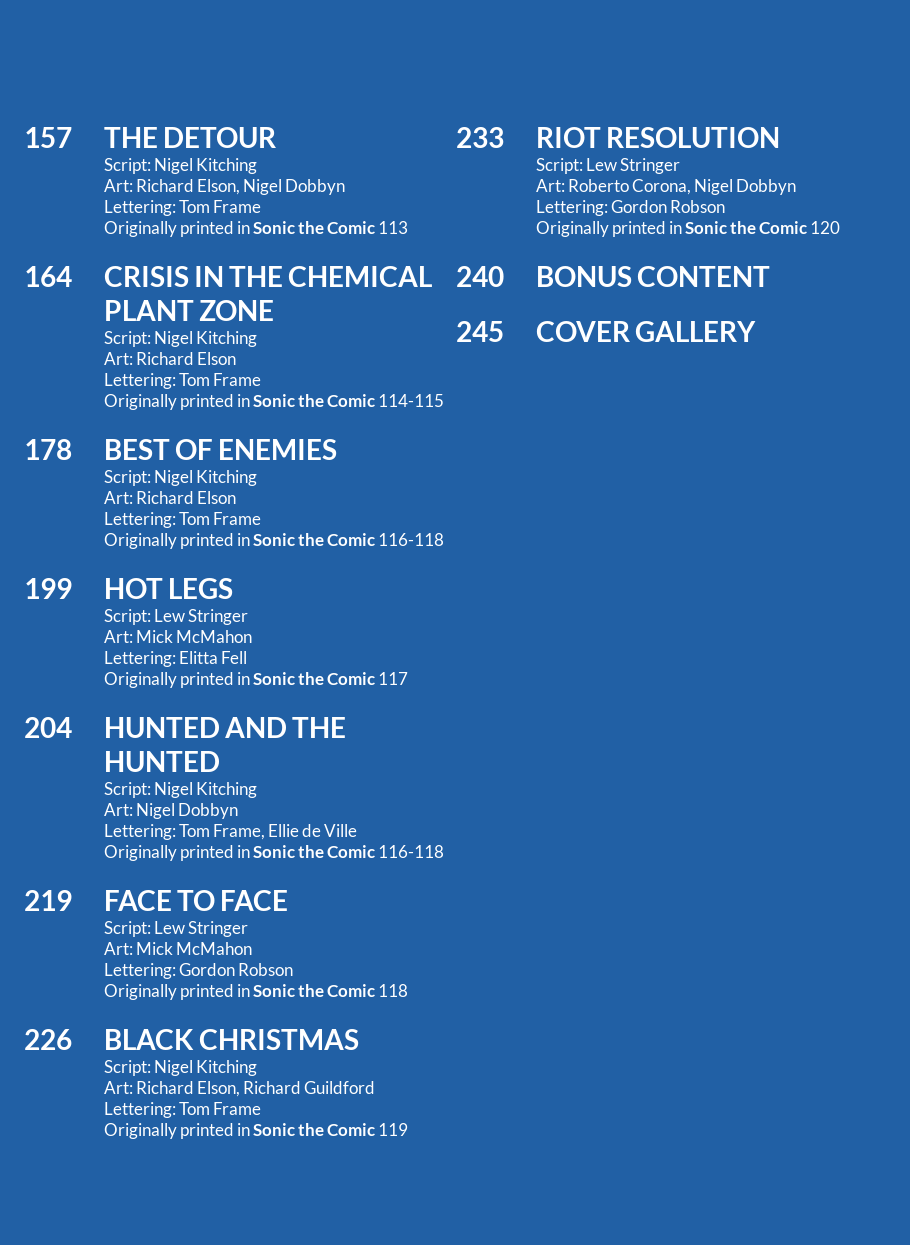
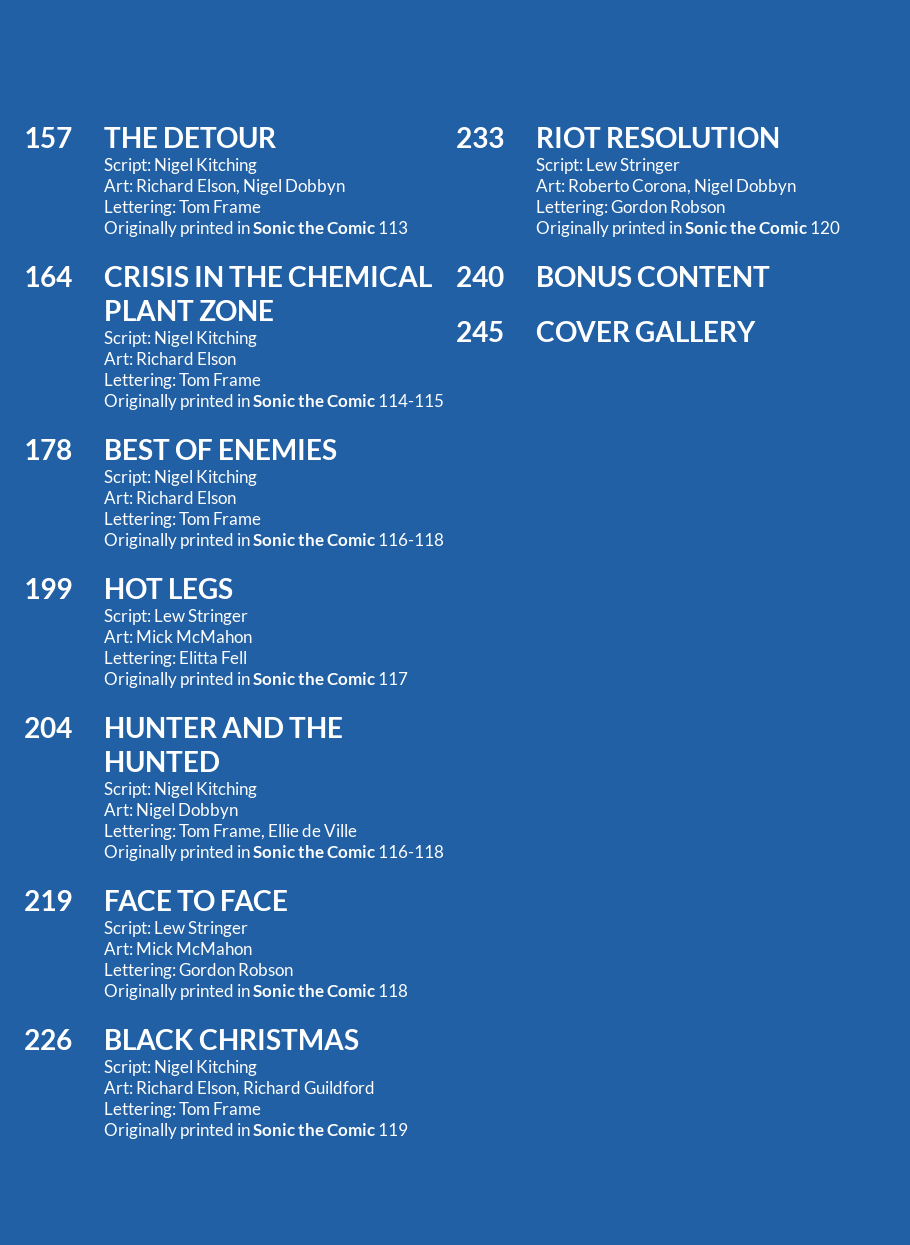
Two versions of the same layered image (910 x 1245). Layer-by-layer changes:
painted on "Column 1" over [201, 717, 345, 738]
